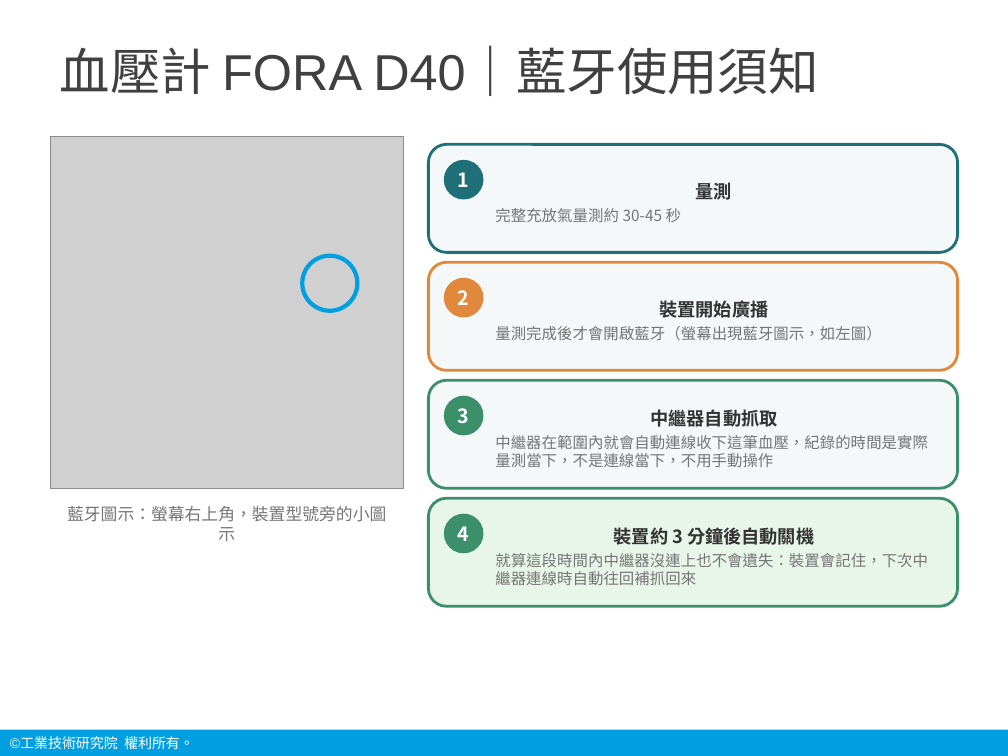
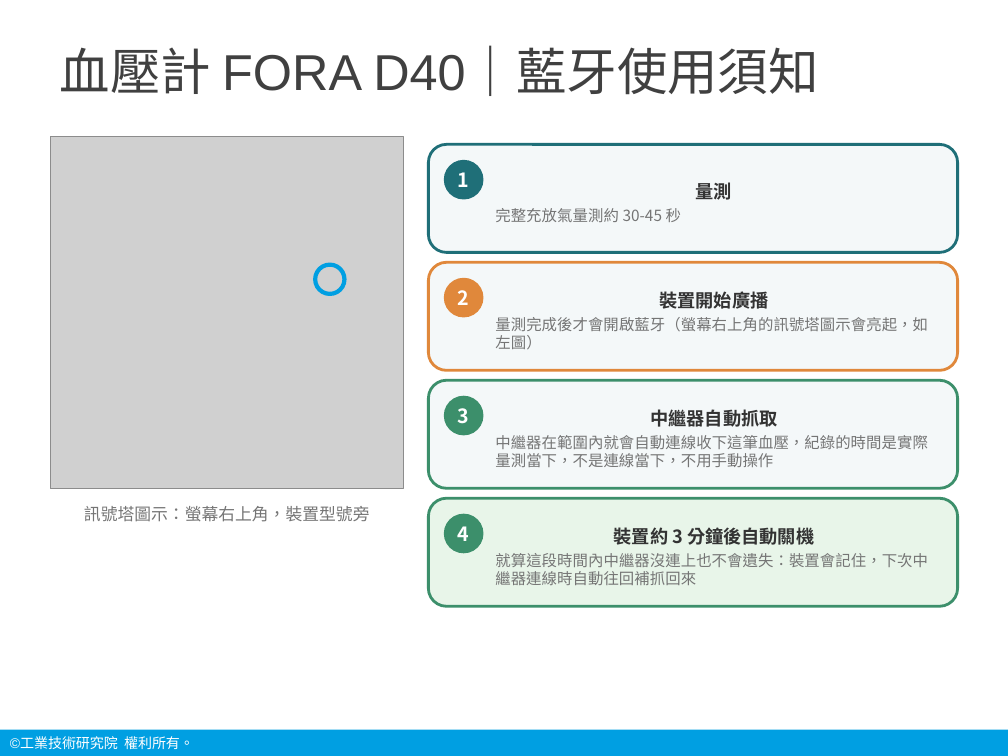
Before and after one commit to chanwunkong/pico-vitals-gateway, a slide deck: slide 18 of 說明/生理訊號中繼裝置_操作說明.pptx. Drawn at 1008x756 pixels with LibreOffice and Linux fonts; fonts in the diff are those of the drawing; grey boxes stand for pictures; background and template pictures are left out. Boxes give left, top, right and bottom in pixels: in the first picture for what was removed or moved away, otherwise in the second. Text is boxed around its words. In the diff, an @@ line names an element or a change of style, - is before the commit and + after.

```diff
--- a/說明/生理訊號中繼裝置_操作說明.pptx
+++ b/說明/生理訊號中繼裝置_操作說明.pptx
@@ ellipse: place and size @@
-ellipse at [302, 256, 358, 311]
+ellipse at [316, 265, 345, 294]
@@ ellipse at [316, 265, 345, 294]: mirrored @@
@@ text in rounded rectangle at [495, 317, 928, 349]: text changed @@
-量測完成後才會開啟藍牙（螢幕出現藍牙圖示，如左圖）
+量測完成後才會開啟藍牙（螢幕右上角的訊號塔圖示會亮起，如左圖）
@@ text at [84, 506, 370, 522]: text changed @@
-藍牙圖示：螢幕右上角，裝置型號旁的小圖示
+訊號塔圖示：螢幕右上角，裝置型號旁
```
Also in this commit, not shown: 12 other slides changed, 1 other file.
